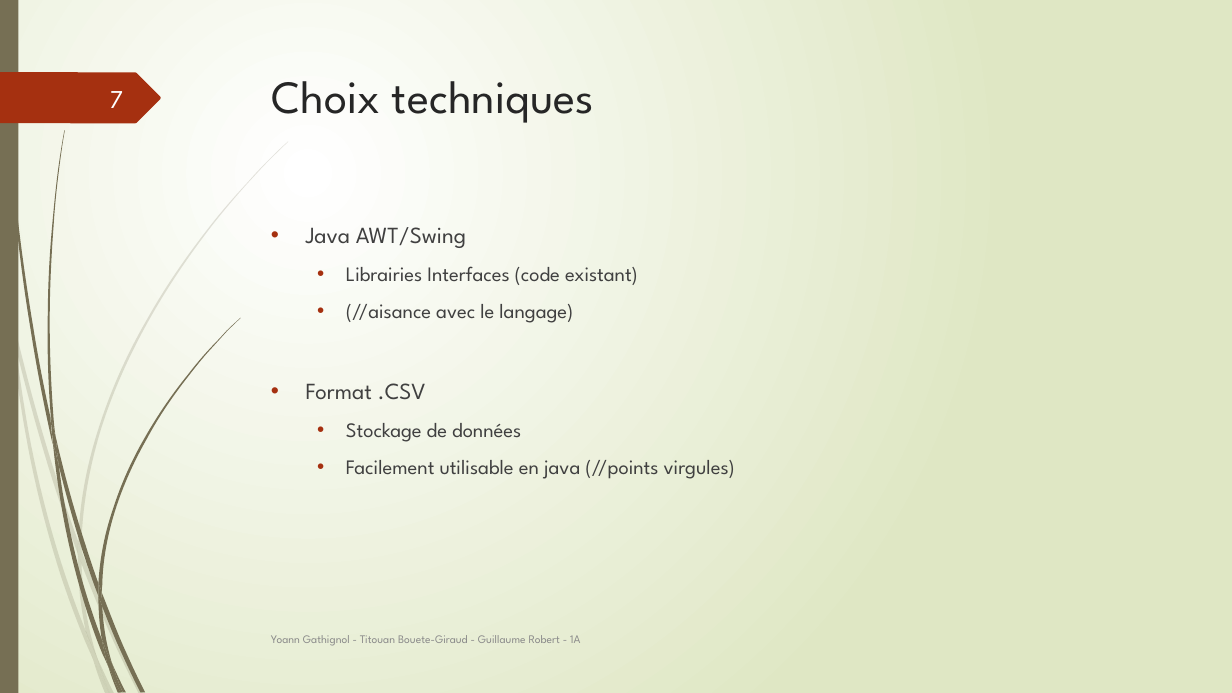
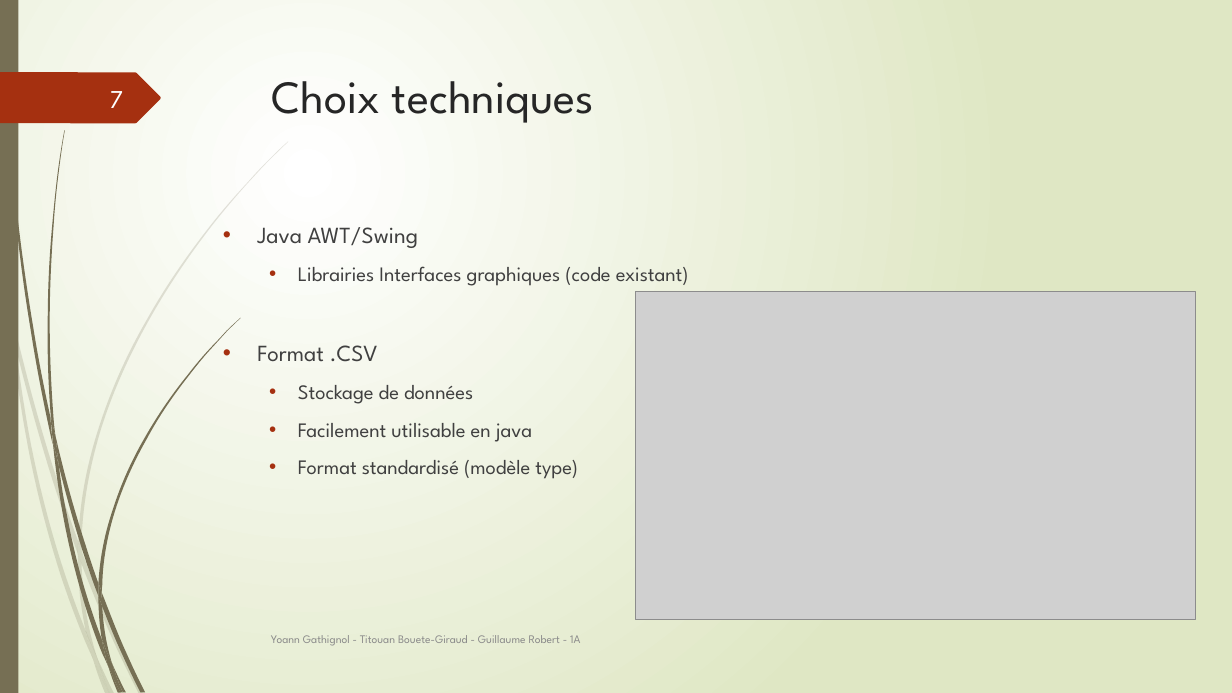
Before and after one commit to Guyoms/PTUT2016, a slide deck: slide 7 of IHearISay/I_HEAR_I_SAY_Points_Techniques.pptx. Drawn at 1232x693 pixels with LibreOffice and Linux fonts; fonts in the diff are those of the drawing; grey boxes stand for pictures. Boxes give left, top, right and bottom in pixels: in the first picture for what was removed or moved away, otherwise in the second. Text is boxed around its words. In the diff, an @@ line names an element or a change of style, - is before the commit and + after.

Commit message:
Compte rendus réunion + Modif diapo Technique

```diff
--- a/IHearISay/I_HEAR_I_SAY_Points_Techniques.pptx
+++ b/IHearISay/I_HEAR_I_SAY_Points_Techniques.pptx
@@ text "Java AWT/Swing": place and size @@
-text "Java AWT/Swing" at (306,227,735,479)
+text "Java AWT/Swing" at (257,227,689,479)
@@ text at (298,266,689,286): text changed @@
-  • Librairies Interfaces (code existant)
-  • (//aisance avec le langage)
+  • Librairies Interfaces graphiques (code existant)
@@ picture added at (636,291,1196,620) @@
@@ text at (298,423,578,479): text changed @@
-  • Facilement utilisable en java (//points virgules)
+  • Facilement utilisable en java
+  • Format standardisé (modèle type)
```
Also in this commit, not shown: 9 other slides changed, 2 slides added, 2 other files.
